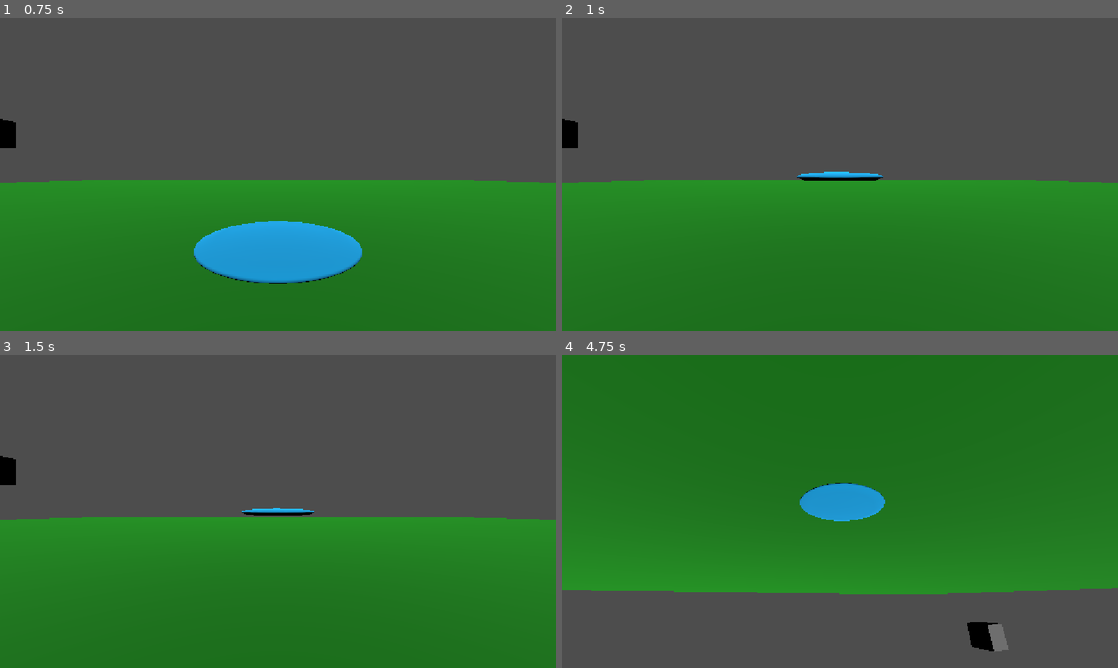
Above: before the commit, frames 1-4 (two rows, left to right).
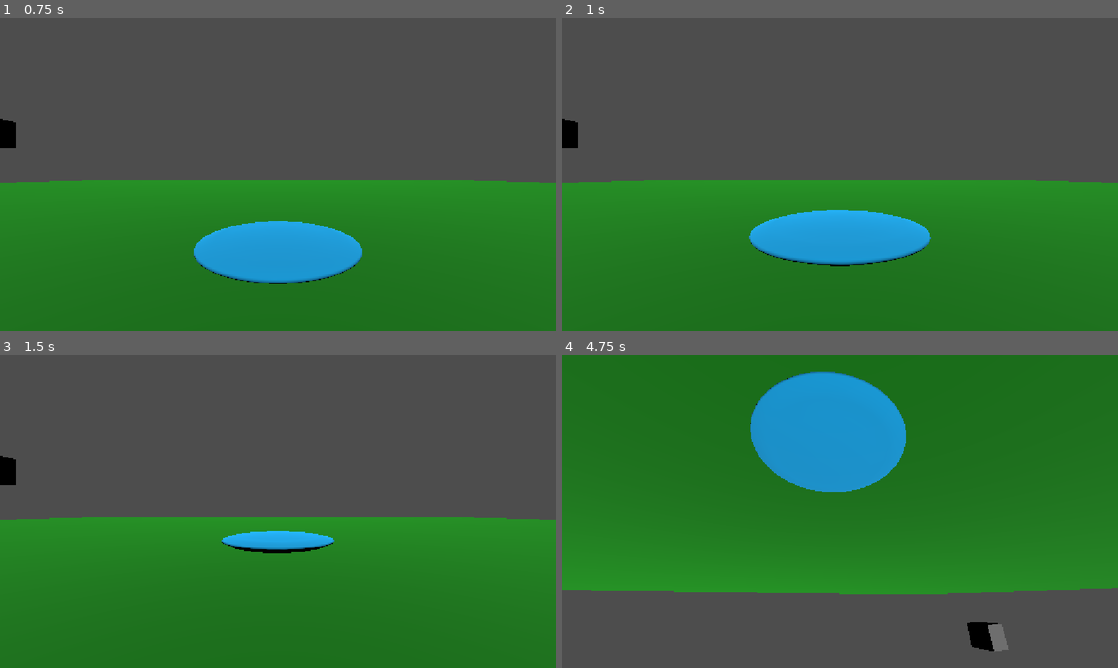
Above: after the commit, the same moments.

Repository: PastarDev/godot-disc-golf
Game: Godot game, scene res://main.tscn
Same seed, same stepped clock (60 frames per second), same inputs: the game is played once before the commit and once after it.
Inputs:
- Up to frame 1 (0.75 s): tap Enter at 0.5 s; hold E (hold_disc) from 0.53 s (still down)
- Up to frame 2 (1 s): keep holding E (hold_disc); tap Space (throw_disc) at 0.8 s
- Up to frame 3 (1.5 s): release E (hold_disc) at 1.28 s; tap Space (throw_disc) at 1.35 s
- Up to frame 4 (4.75 s): tap E (hold_disc) at 1.55, 3.05, 4.55 s; hold S (cam_down) 2.03-2.78 s; tap Space (throw_disc) at 2.3, 3.8 s; tap A (cam_left) at 2.85 s; hold D (cam_right) 3.53-4.28 s; tap W (cam_up) at 4.35 s

Frame 1 is identical in both runs. In frame 2, 4.9% of the frame differs, in the area x 33-67%, y 49-80%; in frame 3, 1.4%; in frame 4, 9.5%, in the area x 33-62%, y 5-54%.

Commit message:
changed disc hold position when e
made it slightly down so u can se the top and more cinematic, also throw power is like idk 70 or smth and also made distance in front lower so it looks more like your holidng the disc infront of you

Diff:
--- a/holdDisc.gd
+++ b/holdDisc.gd
@@ -12,6 +12,8 @@
 
 		var cam_transform = camera.global_transform
 		var target_pos = cam_transform.origin + (-cam_transform.basis.z * distance_in_front)
+
+		target_pos.y -= 0.25
 
 		var to_target = target_pos - global_position
 
@@ -32,7 +34,7 @@
 
 		gravity_scale = 1
 
-		constant_force = Vector3 (0, throw_power/2, -throw_power)
+		constant_force = Vector3 (0, 30 + throw_power/8, -throw_power)
 
 		await get_tree().create_timer(0.2).timeout
 
--- a/main.tscn
+++ b/main.tscn
@@ -33,7 +33,7 @@
 constant_force = Vector3(0, 7, -5)
 script = ExtResource("3_1bvp3")
 camera = NodePath("../player/Camera3D")
-throw_power = 70.0
+distance_in_front = 1.0
 
 [node name="MeshInstance3D" parent="." unique_id=1092041770 instance=ExtResource("2_h2yge")]
 
